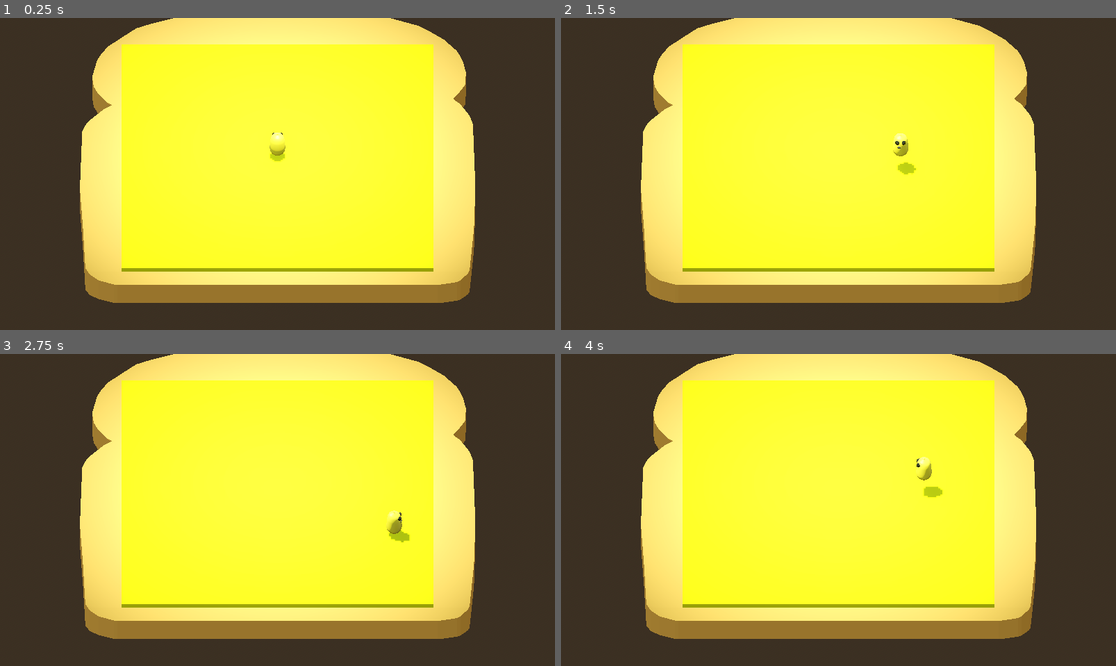
Above: before the commit, frames 1-4 (two rows, left to right).
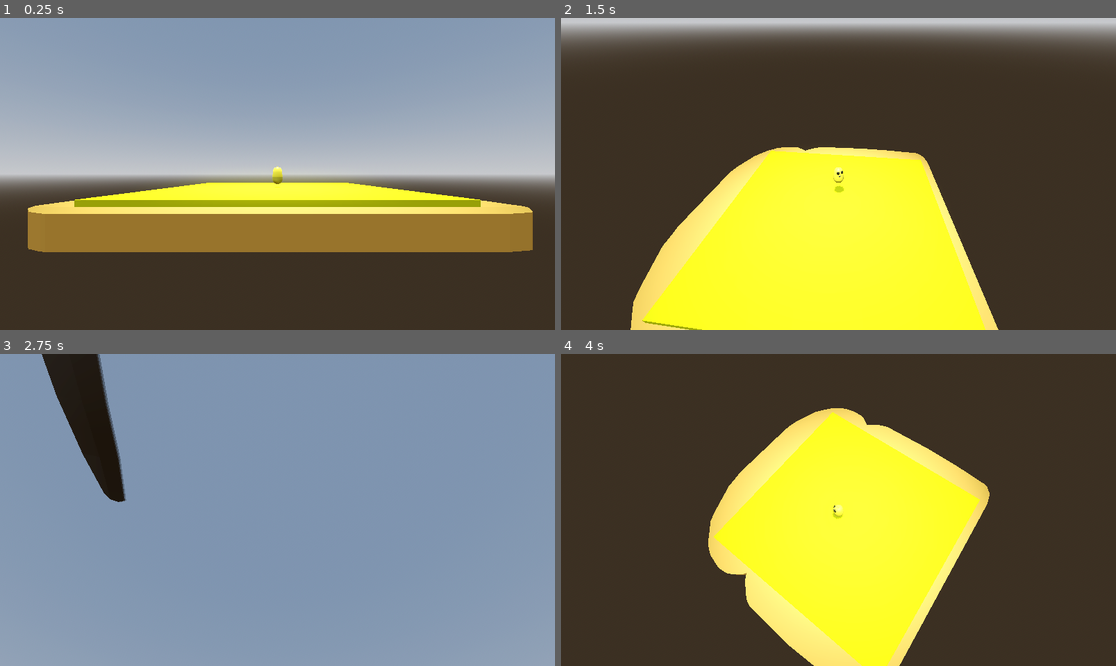
Above: after the commit, the same moments.

Repository: wolfthewizard/mages-breakfast
Game: Godot game, scene res://scenes/environments/level/level.tscn
Same seed, same stepped clock (60 frames per second), same inputs: the game is played once before the commit and once after it.
Inputs (mouse positions are in pixels of both pictures, inside the frame that each line leads up to):
- Up to frame 1 (0.25 s): no input
- Up to frame 2 (1.5 s): move the mouse to (960, 158) at 0.52 s; hold D (right) 0.53-1.28 s; click (960, 158) at 0.67 s; tap Space (jump) at 0.77 s; move the mouse to (727, 189) at 1.27 s; hold S (down) from 1.28 s (still down); click (727, 189) at 1.42 s
- Up to frame 3 (2.75 s): tap Space (jump) at 1.52 s; move the mouse to (333, 441) at 2.02 s; release S (down) at 2.03 s; hold D (right) from 2.03 s (still down); click (333, 441) at 2.17 s
- Up to frame 4 (4 s): move the mouse to (810, 572) at 2.77 s; release D (right) at 2.78 s; hold W (up) 2.78-3.53 s; click (810, 572) at 2.92 s; tap Space (jump) at 3.02, 3.77 s; move the mouse to (1005, 556) at 3.52 s; hold A (left) from 3.53 s (still down); click (1005, 556) at 3.67 s

The runs differ from the first frame. In frame 1, 81% of the frame differs, in the area x 0-100%, y 0-92%; in frame 2, 58%; in frame 3, 100%, in the area x 0-100%, y 0-100%; in frame 4, 45%.

Commit message:
improved player and camera control

Diff:
--- a/Mage's Breakfast/project.godot
+++ b/Mage's Breakfast/project.godot
@@ -52,6 +52,11 @@
 ]
 }
 
+[layer_names]
+
+3d_physics/layer_1="player"
+3d_physics/layer_2="environment"
+
 [physics]
 
-3d/default_gravity=0.02
+3d/default_gravity=0.05
--- a/Mage's Breakfast/scenes/entities/knife/knife.gd
+++ b/Mage's Breakfast/scenes/entities/knife/knife.gd
@@ -12,21 +12,17 @@
 
 func _ready():
 	mow_attack(Vector3(0, 0.1, 0.08), Vector3(0, 0.1, -0.08))
-	#tween = create_tween().set_trans(Tween.TRANS_CUBIC)
-	#tween.tween_property(self, "global_position", Vector3(-.08, global_position.y, global_position.z), 1)
 
 
-func _physics_process(delta):
+func _physics_process(_delta):
 	pass
 
 
 func mow_attack(from: Vector3, to: Vector3):
 	var original_position = global_position
-	var angle = from.angle_to(to)
 	tween = create_tween().set_trans(Tween.TRANS_CUBIC).set_parallel(true)
 	tween.tween_property(self, "global_position", from, attack_preparation)
-	tween.tween_property(self, "basis", Basis.looking_at(to, Vector3.UP), attack_preparation)
-	tween.chain().tween_property(self, "", null, attack_delay)
+	tween.tween_property(self, "basis", Basis.looking_at(to - from, Vector3.UP), attack_preparation).set_delay(attack_delay)
 	tween.chain().tween_property(self, "global_position", to, attack_duration)
 	tween.chain().tween_property(self, "global_position", original_position, attack_preparation)
 
--- a/Mage's Breakfast/scenes/entities/knife/knife.tscn
+++ b/Mage's Breakfast/scenes/entities/knife/knife.tscn
@@ -56,6 +56,7 @@
 
 [node name="Killbox" type="Area3D" parent="."]
 transform = Transform3D(-4.37114e-08, 0, 1, 0, 1, 0, -1, 0, -4.37114e-08, 0, 0, 0)
+collision_layer = 0
 
 [node name="CollisionShape3D" type="CollisionShape3D" parent="Killbox"]
 transform = Transform3D(1, 0, 0, 0, 1, 0, 0, 0, 1, -0.00150928, 0, -0.00218335)
--- a/Mage's Breakfast/scenes/entities/player/player.gd
+++ b/Mage's Breakfast/scenes/entities/player/player.gd
@@ -1,10 +1,37 @@
 extends CharacterBody3D
 
 
+@onready var camera_pivot = $CameraPivot
+@onready var spring_arm = $CameraPivot/SpringArm3D
+@onready var player_mesh := $PlayerMesh
+@onready var collision_shape = $CollisionShape3D
+
+const TURN_SMOOTHING = 0.15
 const SPEED = 0.025
-const JUMP_VELOCITY = 0.015
+const JUMP_VELOCITY = 0.025
+const ZOOM_STEP = 0.005
+const ZOOM_MIN = 0.05
+const ZOOM_MAX = 0.2
 
 var gravity = ProjectSettings.get_setting("physics/3d/default_gravity")
+
+
+func _unhandled_input(event):
+	if event is InputEventMouseButton:
+		Input.set_mouse_mode(Input.MOUSE_MODE_CAPTURED)
+	elif event.is_action_pressed("ui_cancel"):
+		#Input.set_mouse_mode(Input.MOUSE_MODE_VISIBLE)
+		get_tree().quit()
+	if Input.get_mouse_mode() == Input.MOUSE_MODE_CAPTURED:
+		if event is InputEventMouseMotion:
+			camera_pivot.rotate_y(-event.relative.x * 0.01)
+			spring_arm.rotate_x(-event.relative.y * 0.01)
+			spring_arm.rotation.x = clamp(spring_arm.rotation.x, -PI / 2, PI / 2)
+		elif event is InputEventMouseButton:
+			if event.button_index == MOUSE_BUTTON_WHEEL_DOWN:
+				spring_arm.spring_length = min(spring_arm.spring_length + ZOOM_STEP, ZOOM_MAX)
+			elif event.button_index == MOUSE_BUTTON_WHEEL_UP:
+				spring_arm.spring_length = max(spring_arm.spring_length - ZOOM_STEP, ZOOM_MIN)
 
 
 func _physics_process(delta):
@@ -16,8 +43,13 @@
 
 	var input_dir = Input.get_vector("left", "right", "up", "down")
 	var direction = Vector3(input_dir.x, 0, input_dir.y).normalized()
-	look_at(global_position + direction)
+	direction = direction.rotated(Vector3.UP, camera_pivot.rotation.y)
 	if direction:
+		player_mesh.rotation.y = lerp_angle(
+			player_mesh.rotation.y,
+			atan2(-velocity.x, -velocity.z),
+			TURN_SMOOTHING
+		)
 		velocity.x = direction.x * SPEED
 		velocity.z = direction.z * SPEED
 	else:
--- a/Mage's Breakfast/scenes/entities/player/player.tscn
+++ b/Mage's Breakfast/scenes/entities/player/player.tscn
@@ -1,43 +1,33 @@
-[gd_scene load_steps=8 format=3 uid="uid://1xos702r1o27"]
+[gd_scene load_steps=4 format=3 uid="uid://1xos702r1o27"]
 
 [ext_resource type="Script" path="res://scenes/entities/player/player.gd" id="1_qrldh"]
-[ext_resource type="PackedScene" uid="uid://co3cq26fja3er" path="res://scenes/entities/player/player.glb" id="2_pjucf"]
-
-[sub_resource type="StandardMaterial3D" id="StandardMaterial3D_smkc2"]
-albedo_color = Color(1, 1, 0.160784, 1)
-
-[sub_resource type="CapsuleMesh" id="CapsuleMesh_qt8s4"]
-material = SubResource("StandardMaterial3D_smkc2")
-radius = 0.003
-height = 0.01
+[ext_resource type="PackedScene" uid="uid://0rujqhtftjvf" path="res://scenes/entities/player/player_mesh.tscn" id="2_jn42l"]
 
 [sub_resource type="CapsuleShape3D" id="CapsuleShape3D_8okkk"]
 radius = 0.002
 height = 0.008
 
-[sub_resource type="StandardMaterial3D" id="StandardMaterial3D_5rhcp"]
-albedo_color = Color(0, 0, 0, 1)
-
-[sub_resource type="BoxMesh" id="BoxMesh_26hqp"]
-material = SubResource("StandardMaterial3D_5rhcp")
-size = Vector3(0.005, 0.002, 0.002)
-
 [node name="Player" type="CharacterBody3D"]
+collision_mask = 3
 script = ExtResource("1_qrldh")
 
-[node name="player" parent="." instance=ExtResource("2_pjucf")]
-transform = Transform3D(-0.5, 0, -4.37114e-08, 0, 0.5, 0, 4.37114e-08, 0, -0.5, 0, 0, 0)
-
-[node name="MeshInstance3D" type="MeshInstance3D" parent="."]
-transform = Transform3D(1, 0, 0, 0, 1, 0, 0, 0, 1, 0, 0.005, 0)
-visible = false
-mesh = SubResource("CapsuleMesh_qt8s4")
+[node name="PlayerMesh" parent="." instance=ExtResource("2_jn42l")]
+transform = Transform3D(0.5, 0, 0, 0, 0.5, 0, 0, 0, 0.5, 0, 0, 0)
 
 [node name="CollisionShape3D" type="CollisionShape3D" parent="."]
 transform = Transform3D(1, 0, 0, 0, 1, 0, 0, 0, 1, 0, 0.004, 0)
 shape = SubResource("CapsuleShape3D_8okkk")
 
-[node name="MeshInstance3D2" type="MeshInstance3D" parent="."]
-transform = Transform3D(1, 0, 0, 0, 1, 0, 0, 0, 1, 0, 0.00653259, -0.00228753)
-visible = false
-mesh = SubResource("BoxMesh_26hqp")
+[node name="CameraPivot" type="Node3D" parent="."]
+transform = Transform3D(1, 0, 0, 0, 1, 0, 0, 0, 1, 0, 0.005, 0)
+
+[node name="SpringArm3D" type="SpringArm3D" parent="CameraPivot"]
+collision_mask = 2
+spring_length = 0.1
+margin = 0.001
+
+[node name="Camera3D" type="Camera3D" parent="CameraPivot/SpringArm3D"]
+current = true
+size = 0.1
+near = 0.01
+far = 1.0
--- /dev/null
+++ b/Mage's Breakfast/scenes/entities/player/player_mesh.tscn
@@ -0,0 +1,8 @@
+[gd_scene load_steps=2 format=3 uid="uid://0rujqhtftjvf"]
+
+[ext_resource type="PackedScene" uid="uid://co3cq26fja3er" path="res://scenes/entities/player/player.glb" id="1_j7dil"]
+
+[node name="PlayerMesh" instance=ExtResource("1_j7dil")]
+
+[node name="Character" parent="." index="0"]
+transform = Transform3D(-1, 0, -8.74228e-08, 0, 1, 0, 8.74228e-08, 0, -1, 0, 0, 0)
--- a/Mage's Breakfast/scenes/entities/toast/toast.tscn
+++ b/Mage's Breakfast/scenes/entities/toast/toast.tscn
@@ -59,6 +59,8 @@
 skeleton = NodePath("")
 
 [node name="Butter" type="AnimatableBody3D" parent="."]
+collision_layer = 2
+collision_mask = 0
 
 [node name="MeshInstance3D" type="MeshInstance3D" parent="Butter"]
 transform = Transform3D(1, 0, 0, 0, 1, 0, 0, 0, 1, 0, 0.00165316, 0)
--- a/Mage's Breakfast/scenes/environments/level/level.tscn
+++ b/Mage's Breakfast/scenes/environments/level/level.tscn
@@ -31,16 +31,6 @@
 [node name="Player" parent="." instance=ExtResource("1_e26tj")]
 transform = Transform3D(1, 0, 0, 0, 1, 0, 0, 0, 1, 0, 0.00849494, 0)
 
-[node name="CameraPivot" type="Node3D" parent="."]
-transform = Transform3D(1, 0, 0, 0, 0.696113, 0.717932, 0, -0.717932, 0.696113, 0, 0.078172, 0.0773214)
-
-[node name="Camera3D" type="Camera3D" parent="CameraPivot"]
-projection = 1
-current = true
-size = 0.1
-near = 0.01
-far = 1.0
-
 [node name="SpotLight3D" type="SpotLight3D" parent="."]
 transform = Transform3D(1, 0, 0, 0, -4.37114e-08, 1, 0, -1, -4.37114e-08, 0, 0.106814, 0)
 light_energy = 0.1
